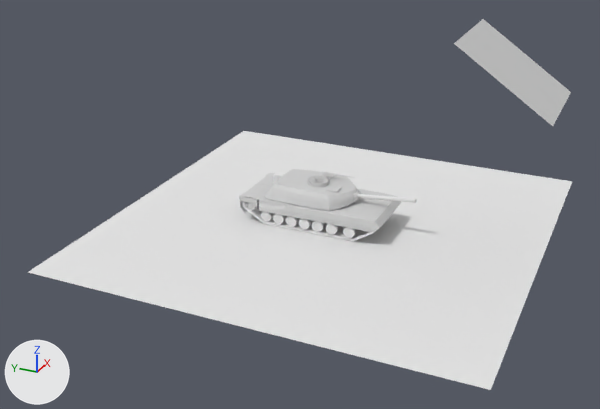
Renders of the OBJ model Assets/Prefabs/tank/m1.obj from each side of a commit.
Both versions are drawn from a 50 mm lens placed at (-101.9, -41.0, 54.1), pointed at (-6.0, 2.2, 6.2). The lights are fixed; the arrows at lower left show +X, +Y and +Z. Where no turn or scale is listed for an object, it has been applied to the vertices.
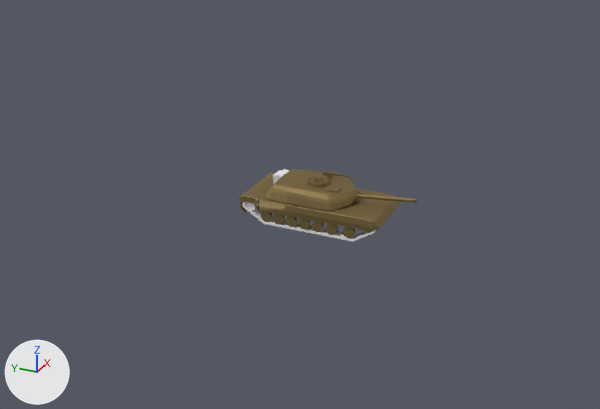
Pixel boxes (x1, y1, x2, y2) of what changed, in the pictures (600 x 409 px):
```json
{"object": "Plane", "change": "deleted", "before": [28, 131, 572, 390]}
{"object": "Plane.002_Plane.001", "change": "deleted", "before": [454, 19, 571, 126]}
{"object": "Plane.001_Plane.000", "change": "recoloured, surface changed", "before": [239, 173, 401, 233], "after": [239, 173, 401, 233], "on screen": "grey to brown"}
{"object": "Plane.000_Plane.002", "change": "recoloured, surface changed", "before": [264, 169, 358, 211], "after": [264, 169, 358, 211], "on screen": "grey to brown"}
{"object": "Cylinder", "change": "recoloured, surface changed", "before": [357, 194, 416, 203], "after": [357, 194, 416, 203], "on screen": "white to brown"}
{"object": "Cylinder.017", "change": "recoloured, surface changed", "before": [343, 227, 356, 238], "after": [343, 227, 356, 238]}
{"object": "Cylinder.016", "change": "recoloured, surface changed", "before": [326, 224, 338, 235], "after": [326, 224, 338, 235]}
{"object": "Cylinder.015", "change": "recoloured, surface changed", "before": [312, 221, 324, 232], "after": [312, 221, 324, 232]}
{"object": "Cylinder.014", "change": "recoloured, surface changed", "before": [299, 219, 311, 229], "after": [299, 219, 311, 229]}
{"object": "Cylinder.013", "change": "recoloured, surface changed", "before": [286, 216, 298, 227], "after": [286, 216, 298, 227]}
{"object": "Cylinder.012", "change": "recoloured, surface changed", "before": [273, 214, 285, 224], "after": [273, 214, 285, 224]}
{"object": "Cylinder.011", "change": "recoloured, surface changed", "before": [261, 212, 273, 222], "after": [261, 212, 273, 222]}
{"object": "Cube.002", "change": "recoloured, surface changed", "before": [323, 172, 355, 179], "after": [323, 172, 355, 179]}
{"object": "Cube.001", "change": "recoloured, surface changed", "before": [353, 190, 360, 203], "after": [353, 190, 360, 203]}
```

Scene script edits in JSON lines:
```json
{"op": "set", "path": "mat_metal.base_color", "old": "(0.64, 0.64, 0.64)", "new": "(0.311, 0.23, 0.102)", "note": "light grey #d1d1d1 -> brown #97845a"}
{"op": "set", "path": "mat_metal.metallic", "old": "0.0", "new": "1.0"}
{"op": "remove", "block": "ob_plane", "code": ["ob_plane = bpy.data.objects.new('Plane', me_plane)", "ob_plane.location = (0.0, 0.0, 0.0)"]}
{"op": "remove", "block": "ob_plane_002_plane_001", "code": ["ob_plane_002_plane_001 = bpy.data.objects.new('Plane.002_Plane.001', me_plane_002_plane_001)", "ob_plane_002_plane_001.location = (0.0, 0.0, 0.0)"]}
```
